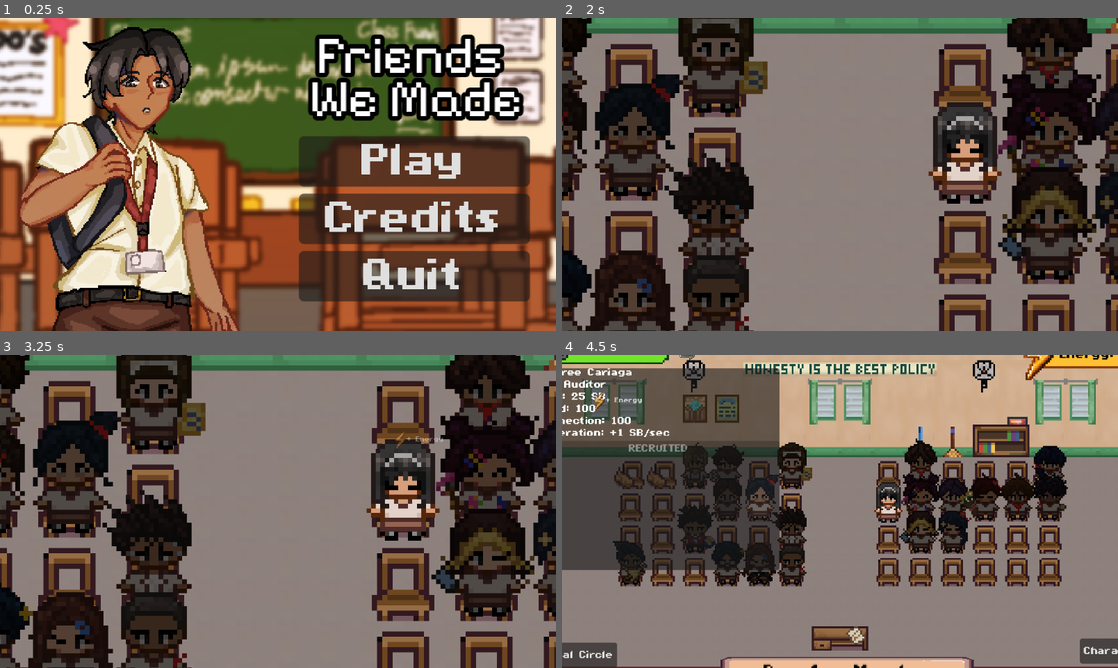
Above: before the commit, frames 1-4 (two rows, left to right).
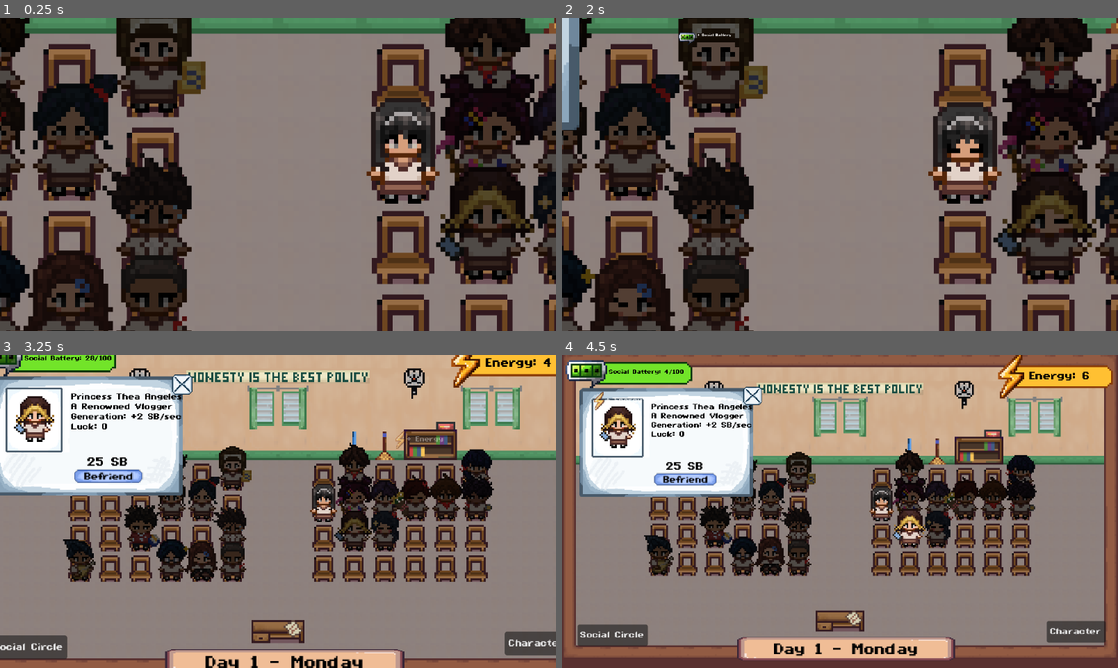
Above: after the commit, the same moments.

Repository: AzeOcram/checkpoint-gamejam
Game: Godot game, scene res://scenes/main/main.tscn
The game is run twice, just before and just after one commit, with the same random seed, the same clock (stepped at 60 frames per second) and the same inputs. Before the commit the project starts from res://scenes/main_menu/main_menu.tscn.
Inputs (mouse positions are in pixels of both pictures, inside the frame that each line leads up to):
- Up to frame 1 (0.25 s): no input
- Up to frame 2 (2 s): click (567, 74) at 0.52 s; click (979, 161) at 1.25 s, where only the run before the commit has a clickable "Play"
- Up to frame 3 (3.25 s): click (5, 411) at 2.02 s; tap Enter at 2.75 s; move the mouse to (400, 495) at 2.77 s; press the mouse at (400, 495) at 2.78 s
- Up to frame 4 (4.5 s): release the mouse at (962, 495) at 3.5 s; click (684, 480) at 3.52 s; click (600, 426) at 4.25 s, where only the run before the commit has a clickable "BUY"

The runs differ from the first frame. In frame 1, 95% of the frame differs, in the area x 0-100%, y 0-100%; in frame 2, 6.5%; in frame 3, 76%; in frame 4, 62%.

Commit message:
ui(friend_info): added friend info ui

Diff:
--- a/project.godot
+++ b/project.godot
@@ -11,7 +11,7 @@
 [application]
 
 config/name="friend-game"
-run/main_scene="uid://bkyiouepfm3r8"
+run/main_scene="uid://dt1hh84lovq45"
 config/features=PackedStringArray("4.7", "GL Compatibility")
 config/icon="res://icon.svg"
 
--- a/scenes/friends/friend_info_panel.tscn
+++ b/scenes/friends/friend_info_panel.tscn
@@ -2,42 +2,85 @@
 
 [ext_resource type="Script" uid="uid://bxkgug5so5mh6" path="res://scripts/friends/friend_info_panel.gd" id="1_qbpyn"]
 [ext_resource type="Theme" uid="uid://ci2awbvgnfkxm" path="res://resources/themes/main_theme.tres" id="1_xasgu"]
+[ext_resource type="Texture2D" uid="uid://bbu3y6ia0db73" path="res://assets/ui/ID (student stats)/ID.png" id="3_5ts7f"]
+[ext_resource type="Texture2D" uid="uid://bhbvxmbgqkw14" path="res://assets/art/characters/MC Female/1.PNG" id="4_ijrra"]
+[ext_resource type="Texture2D" uid="uid://dgnrkc7d7i7g1" path="res://assets/ui/ID (student stats)/Befriend.PNG" id="5_2btxi"]
+[ext_resource type="Texture2D" uid="uid://pp6fxjo4wyat" path="res://assets/ui/ID (student stats)/Close button.png" id="6_2btxi"]
 
-[node name="FriendInfoPanel" type="PanelContainer" unique_id=109858626]
-visible = false
+[node name="FriendInfoPanel" type="Control" unique_id=326827733]
+layout_mode = 3
 anchors_preset = 15
 anchor_right = 1.0
 anchor_bottom = 1.0
 grow_horizontal = 2
 grow_vertical = 2
-scale = Vector2(0.4, 0.4)
+scale = Vector2(0.5, 0.5)
 theme = ExtResource("1_xasgu")
 script = ExtResource("1_qbpyn")
 
-[node name="MarginContainer" type="MarginContainer" parent="." unique_id=17733509]
+[node name="Sprite2D" type="Sprite2D" parent="." unique_id=785148523]
+position = Vector2(100, 70)
+scale = Vector2(0.9999994, 0.9999994)
+texture = ExtResource("3_5ts7f")
+
+[node name="Portrait" type="Sprite2D" parent="." unique_id=1335640874]
+position = Vector2(45, 44.999996)
+scale = Vector2(2, 2)
+texture = ExtResource("4_ijrra")
+
+[node name="InfoContainer" type="VBoxContainer" parent="." unique_id=1955484714]
+layout_mode = 0
+offset_left = 82.5
+offset_top = 17.5
+offset_right = 163.5
+offset_bottom = 197.5
+scale = Vector2(0.7, 0.7)
+
+[node name="NameLabel" type="Label" parent="InfoContainer" unique_id=108622647]
 layout_mode = 2
+theme_override_colors/font_color = Color(0, 0, 0, 1)
+text = "Name"
 
-[node name="VBoxContainer" type="VBoxContainer" parent="MarginContainer" unique_id=1246725817]
+[node name="DescriptionLabel" type="Label" parent="InfoContainer" unique_id=408959326]
 layout_mode = 2
+theme_override_colors/font_color = Color(0, 0, 0, 1)
+text = "Description"
 
-[node name="NameLabel" type="Label" parent="MarginContainer/VBoxContainer" unique_id=108622647]
+[node name="GenerationLabel" type="Label" parent="InfoContainer" unique_id=43887772]
 layout_mode = 2
+theme_override_colors/font_color = Color(0, 0, 0, 1)
+text = "+ 1 SB/Ss"
 
-[node name="DescriptionLabel" type="Label" parent="MarginContainer/VBoxContainer" unique_id=408959326]
+[node name="LuckLabel" type="Label" parent="InfoContainer" unique_id=1647486223]
 layout_mode = 2
+theme_override_colors/font_color = Color(0, 0, 0, 1)
+text = "Luck +1"
 
-[node name="CostLabel" type="Label" parent="MarginContainer/VBoxContainer" unique_id=925510756]
-layout_mode = 2
+[node name="BuyButton" type="TextureButton" parent="." unique_id=289957590]
+layout_mode = 0
+offset_left = 85.0
+offset_top = 92.5
+offset_right = 158.5
+offset_bottom = 117.0
+texture_normal = ExtResource("5_2btxi")
+stretch_mode = 5
 
-[node name="MoodLabel" type="Label" parent="MarginContainer/VBoxContainer" unique_id=1715742645]
-layout_mode = 2
+[node name="CostLabel" type="Label" parent="." unique_id=925510756]
+layout_mode = 0
+offset_left = 100.0
+offset_top = 85.0
+offset_right = 138.0
+offset_bottom = 96.0
+theme_override_colors/font_color = Color(0, 0, 0, 1)
+text = "800"
+horizontal_alignment = 1
+vertical_alignment = 1
 
-[node name="ConnectionLabel" type="Label" parent="MarginContainer/VBoxContainer" unique_id=553676790]
-layout_mode = 2
-
-[node name="GenerationLabel" type="Label" parent="MarginContainer/VBoxContainer" unique_id=43887772]
-layout_mode = 2
-
-[node name="BuyButton" type="Button" parent="MarginContainer/VBoxContainer" unique_id=1056183035]
-layout_mode = 2
-text = "Buy"
+[node name="CloseButton" type="TextureButton" parent="." unique_id=963704675]
+layout_mode = 0
+offset_left = 185.0
+offset_top = -5.0
+offset_right = 217.0
+offset_bottom = 27.0
+scale = Vector2(0.9, 0.9)
+texture_normal = ExtResource("6_2btxi")
--- a/scenes/main/main.tscn
+++ b/scenes/main/main.tscn
@@ -42,7 +42,6 @@
 script = ExtResource("3_hxu8e")
 
 [node name="FriendsPanel" parent="UI" unique_id=4352755 instance=ExtResource("3_yyfjg")]
-visible = false
 layout_mode = 0
 offset_left = 127.0
 offset_top = 11.0
--- a/scenes/main/map.tscn
+++ b/scenes/main/map.tscn
@@ -395,7 +395,7 @@
 friend_collection = ExtResource("4_diq8l")
 
 [node name="FriendInfoPanel" parent="FriendMap" unique_id=109858626 instance=ExtResource("5_nbn0q")]
-offset_left = -19.0
-offset_top = -56.0
-offset_right = 19.0
-offset_bottom = 56.0
+offset_left = 119.999985
+offset_top = 62.999992
+offset_right = 157.99998
+offset_bottom = 175.0
--- a/scenes/qte/friend_qte.tscn
+++ b/scenes/qte/friend_qte.tscn
@@ -1,7 +1,6 @@
 [gd_scene format=3 uid="uid://bucys6d26u65f"]
 
 [ext_resource type="Script" uid="uid://b7s4ti6ysldhi" path="res://scripts/qte/friend_qte.gd" id="1_pfo2u"]
-[ext_resource type="Resource" uid="uid://bwe13movhl1qv" path="res://resources/qte/friend_qte.tres" id="2_5n4aa"]
 
 [node name="FriendQTE" type="Control" unique_id=1755739529]
 layout_mode = 3
@@ -11,7 +10,6 @@
 grow_horizontal = 2
 grow_vertical = 2
 script = ExtResource("1_pfo2u")
-qte_data = ExtResource("2_5n4aa")
 
 [node name="Overlay" type="ColorRect" parent="." unique_id=2023605989]
 layout_mode = 0
--- a/scenes/stats/stats_shop.tscn
+++ b/scenes/stats/stats_shop.tscn
@@ -8,6 +8,7 @@
 [ext_resource type="Texture2D" uid="uid://c1greaxcblui1" path="res://assets/ui/Shop UI/Upgrade no highlight.png" id="5_wm0b3"]
 [ext_resource type="Texture2D" uid="uid://cue0cjx4acrpy" path="res://assets/ui/Shop UI/Upgrade highlighted.png" id="6_nfrj8"]
 [ext_resource type="Texture2D" uid="uid://bryg3rcjqoi80" path="res://assets/ui/icons/HP heart.png" id="7_duvil"]
+[ext_resource type="Texture2D" uid="uid://dgnw4dxkgvq61" path="res://assets/ui/Shop UI/disabled.png" id="10_1caex"]
 
 [node name="StatsShop" type="Control" unique_id=1259275654]
 layout_mode = 3
@@ -62,6 +63,7 @@
 layout_mode = 2
 texture_normal = ExtResource("5_wm0b3")
 texture_hover = ExtResource("6_nfrj8")
+texture_disabled = ExtResource("10_1caex")
 
 [node name="LuckStat" type="Control" parent="." unique_id=1478096693]
 anchors_preset = 0
@@ -97,6 +99,7 @@
 layout_mode = 2
 texture_normal = ExtResource("5_wm0b3")
 texture_hover = ExtResource("6_nfrj8")
+texture_disabled = ExtResource("10_1caex")
 
 [node name="HPStat" type="Control" parent="." unique_id=1157568229]
 anchors_preset = 0
@@ -159,3 +162,4 @@
 layout_mode = 2
 texture_normal = ExtResource("5_wm0b3")
 texture_hover = ExtResource("6_nfrj8")
+texture_disabled = ExtResource("10_1caex")
--- a/scripts/friends/friend_info_panel.gd
+++ b/scripts/friends/friend_info_panel.gd
@@ -1,24 +1,29 @@
-extends PanelContainer
+extends Control
 class_name FriendInfoPanel
 
 
 signal buy_requested(friend_data: FriendData)
 
 
-@onready var name_label: Label = $MarginContainer/VBoxContainer/NameLabel
-@onready var description_label: Label = $MarginContainer/VBoxContainer/DescriptionLabel
-@onready var mood_label: Label = $MarginContainer/VBoxContainer/MoodLabel
-@onready var connection_label: Label = $MarginContainer/VBoxContainer/ConnectionLabel
-@onready var generation_label: Label = $MarginContainer/VBoxContainer/GenerationLabel
-@onready var cost_label: Label = $MarginContainer/VBoxContainer/CostLabel
-@onready var buy_button: Button = $MarginContainer/VBoxContainer/BuyButton
+@onready var portrait: Sprite2D = $Portrait
+
+@onready var name_label: Label = $InfoContainer/NameLabel
+@onready var description_label: Label = $InfoContainer/DescriptionLabel
+@onready var generation_label: Label = $InfoContainer/GenerationLabel
+@onready var luck_label: Label = $InfoContainer/LuckLabel
+
+@onready var buy_button: TextureButton = $BuyButton
+@onready var cost_label: Label = $CostLabel
+@onready var close_button: TextureButton = $CloseButton
 
 
 var data: FriendData
 
 
 func _ready() -> void:
+	hide()
 	buy_button.pressed.connect(_on_buy_pressed)
+	close_button.pressed.connect(_on_close_pressed)
 
 
 func setup(friend_data: FriendData) -> void:
@@ -27,19 +32,19 @@
 	if data == null:
 		return
 
+	portrait.texture = data.sprite
+
 	name_label.text = data.friend_name
 	description_label.text = data.desc
-	mood_label.text = "Mood: " + str(data.mood)
-	connection_label.text = "Connection: " + str(data.connection)
+
 	generation_label.text = "Generation: +" + str(data.social_battery_generation) + " SB/sec"
-	cost_label.text = "Cost: " + str(data.recruitment_cost) + " SB"
+	luck_label.text = "Luck: " + str(data.luck)
 
-	# Only handle whether the friend has already been recruited.
+	cost_label.text = str(data.recruitment_cost) + " SB"
+
 	if data.unlocked:
-		buy_button.text = "RECRUITED"
 		buy_button.disabled = true
 	else:
-		buy_button.text = "BUY"
 		buy_button.disabled = false
 
 
@@ -49,12 +54,10 @@
 
 	# Already recruited.
 	if data.unlocked:
-		buy_button.text = "RECRUITED"
 		buy_button.disabled = true
 		return
 
 	# Not recruited yet.
-	buy_button.text = "BUY"
 	buy_button.disabled = not can_buy
 
 
@@ -66,3 +69,7 @@
 		return
 
 	buy_requested.emit(data)
+
+
+func _on_close_pressed() -> void:
+	hide()
--- a/scripts/friends/friend_map.gd
+++ b/scripts/friends/friend_map.gd
@@ -26,7 +26,6 @@
 
 func _ready() -> void:
 	friend_info_panel.buy_requested.connect(_on_buy_friend_requested)
-
 	# Update the BUY button whenever Social Battery changes.
 	if social_battery_system:
 		social_battery_system.social_battery_changed.connect(_on_social_battery_changed)
Binary file changed: assets/ui/ID (student stats)/Befriend button (buy button).png
Binary file added: assets/ui/ID (student stats)/Befriend.PNG
Not shown, added: assets/ui/ID (student stats)/Befriend.PNG.import
Binary file added: assets/ui/Shop UI/disabled.png
Not shown, added: assets/ui/Shop UI/disabled.png.import
